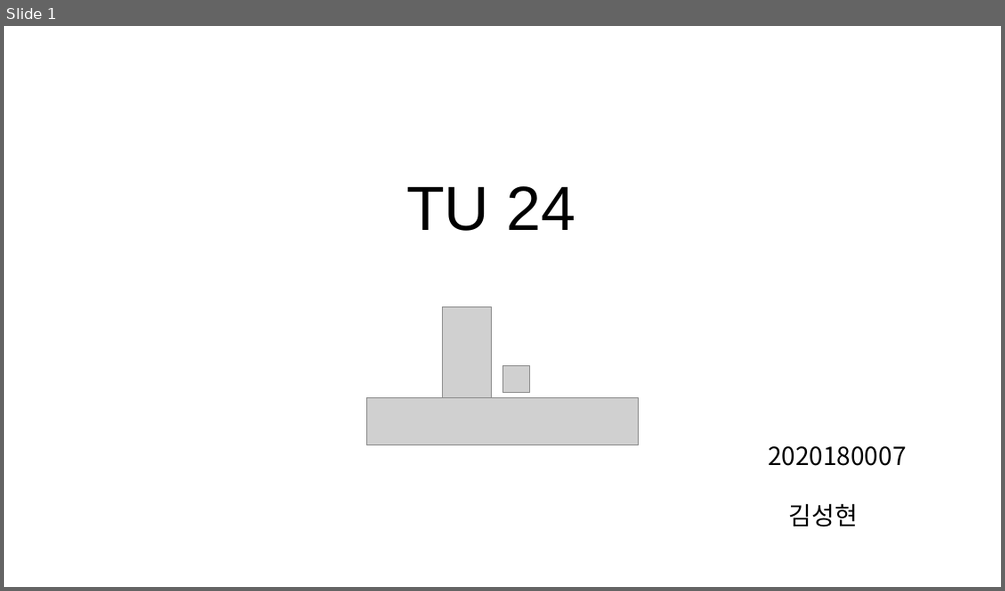
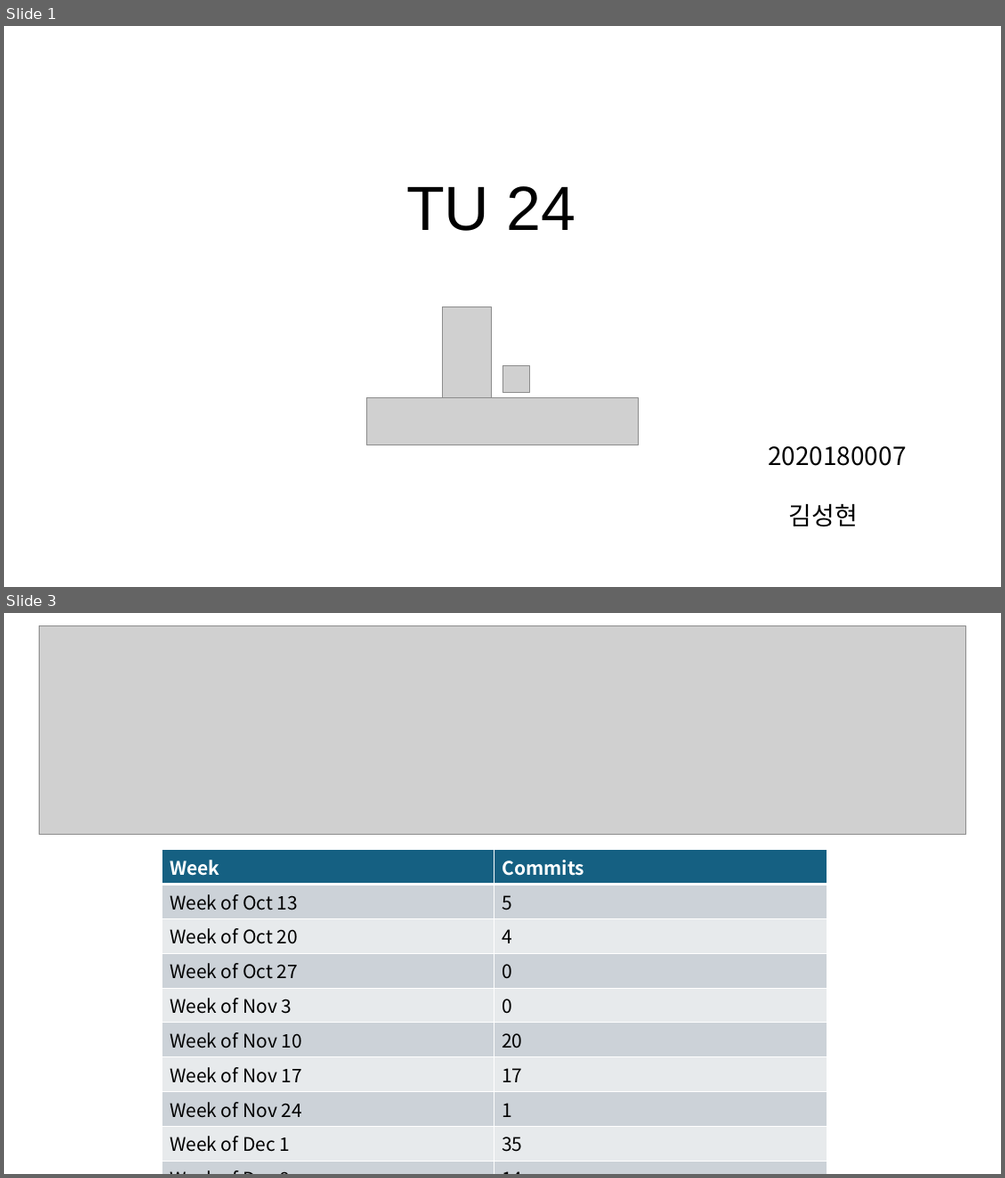
Before and after one commit to ssnghyxn-k/2DGP_PROJECT, a slide deck: 2DGP_PROJECT.pptx. Shown one above the other, each under a label of ours: slide 1 before the commit, slides 1 and 3 after it; the slides between them are not shown. The pictures are 1005x591 and 1005x1178 pixels, drawn with LibreOffice and Linux fonts; fonts in the diff are those of the drawing; grey boxes stand for pictures; background and template pictures are left out. Boxes give left, top, right and bottom in pixels: in the first picture for what was removed or moved away, otherwise in the second. Text is boxed around its words. In the diff, an @@ line names an element or a change of style, - is before the commit and + after.

```diff
--- a/2DGP_PROJECT.pptx
+++ b/2DGP_PROJECT.pptx
@@ slide 3 added at (4, 613, 1001, 1174), background picture (left out) @@
@@ picture added at (39, 625, 965, 834) @@
@@ table added at (162, 850, 825, 1155), 10 rows, 2 columns @@
+Week | Commits
+Week of Oct 13 | 5
+Week of Oct 20 | 4
+Week of Oct 27 | 0
+Week of Nov 3 | 0
+Week of Nov 10 | 20
+Week of Nov 17 | 17
+Week of Nov 24 | 1
+Week of Dec 1 | 35
+Week of Dec 8 | 14
```
Also in this commit, not shown: 1 slide changed, 1 slide removed, 6 other files.
